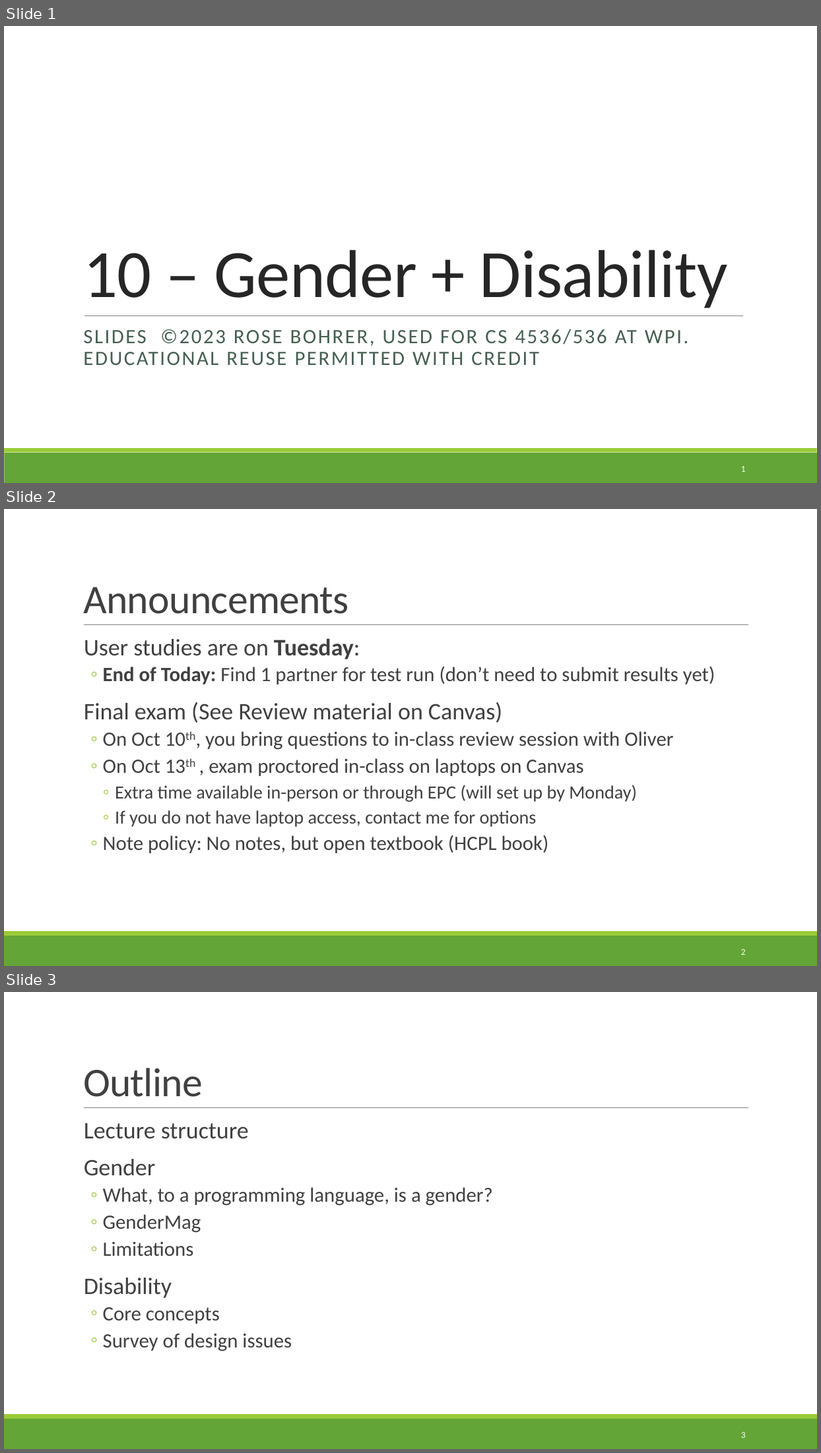
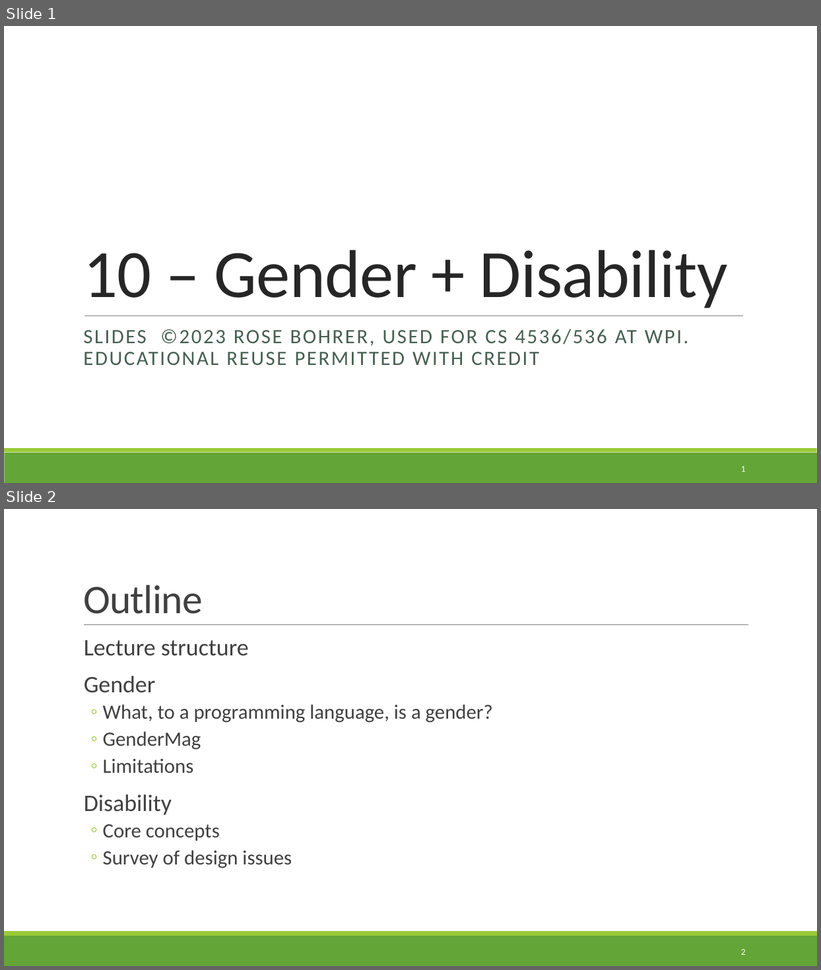
Before and after one commit to rbohrer/pl-course, a slide deck: LectureSlides/10GenderDisability.pptx. Shown one above the other, each under a label of ours: slides 1, 2 and 3 before the commit, slides 1 and 2 after it. The pictures are 821x1453 and 821x970 pixels, drawn with LibreOffice and Linux fonts; fonts in the diff are those of the drawing. Boxes give left, top, right and bottom in pixels: in the first picture for what was removed or moved away, otherwise in the second. Text is boxed around its words. In the diff, an @@ line names an element or a change of style, - is before the commit and + after.

```diff
--- a/LectureSlides/10GenderDisability.pptx
+++ b/LectureSlides/10GenderDisability.pptx
@@ slide 2 removed at bbox=[4, 509, 817, 966], background #FFFFFF; not listed: 3 template elements that a slide beside it also shows @@
@@ title removed at bbox=[83, 587, 349, 614] @@
-Announcements
@@ text removed at bbox=[84, 638, 715, 854] @@
-  User studies are on Tuesday:
-  ◦ End of Today: Find 1 partner for test run (don’t need to submit results yet)
-  Final exam (See Review material on Canvas)
-  ◦ On Oct 10th, you bring questions to in-class review session with Oliver
-  ◦ On Oct 13th , exam proctored in-class on laptops on Canvas
-    ◦ Extra time available in-person or through EPC (will set up by Monday)
-    ◦ If you do not have laptop access, contact me for options
-  ◦ Note policy: No notes, but open textbook (HCPL book)
@@ page number removed at bbox=[741, 949, 746, 955] @@
-2
@@ what was slide 3 is now slide 2 @@
```
Also in this commit, not shown: 3 slides changed.
